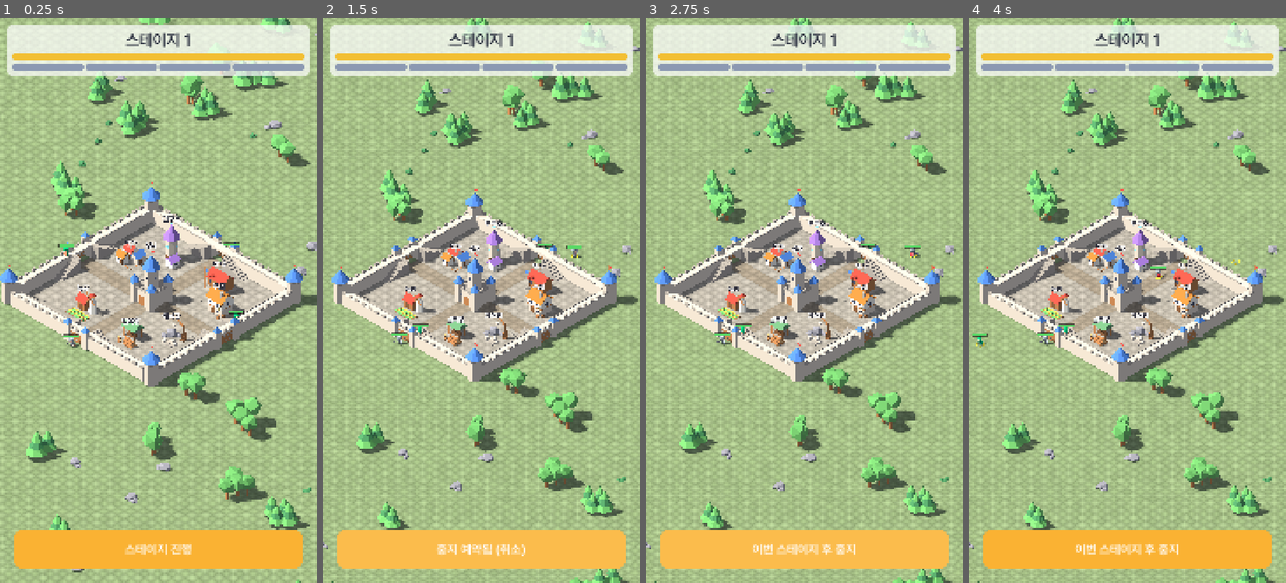
Above: before the commit, frames 1-4 (left to right).
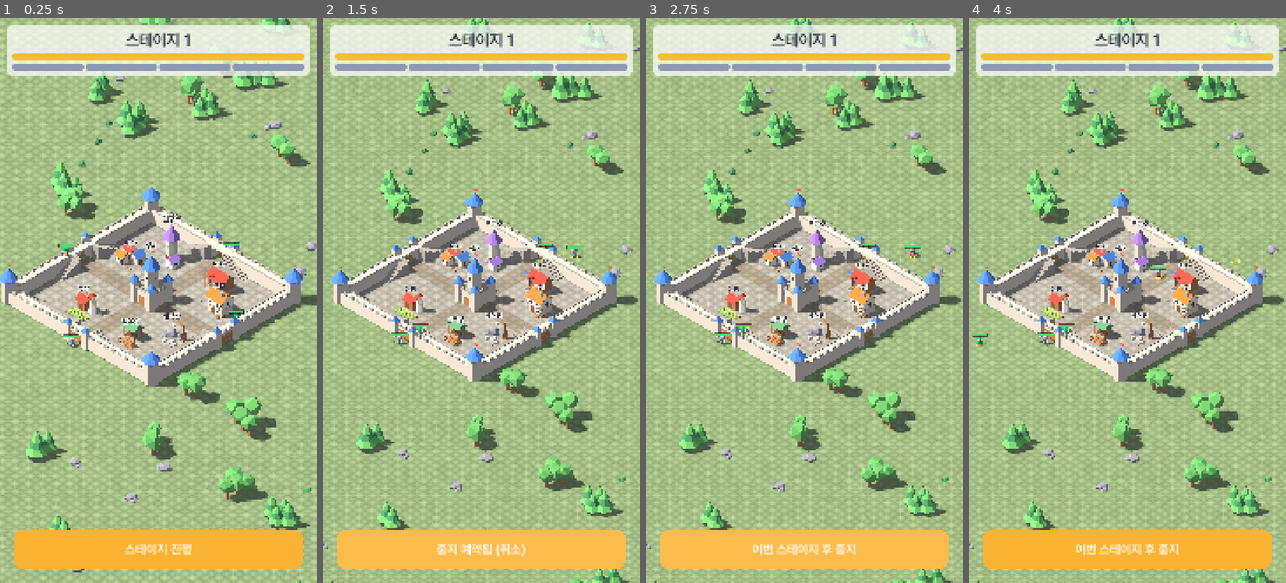
Above: after the commit, the same moments.

Repository: ILSEONG/CastleRPG
Game: Godot game, scene res://tests/input_check.tscn
The game is run twice, just before and just after one commit, with the same random seed, the same clock (stepped at 60 frames per second) and the same inputs. This scene is started directly instead of the project's main scene.
Inputs:
- Up to frame 1 (0.25 s): no input
- Up to frame 2 (1.5 s): click "스테이지 진행" at 0.5 s; click "이번 스테이지 후 중지" at 1.25 s
- Up to frame 3 (2.75 s): click "중지 예약됨 (취소)" at 2 s
- Up to frame 4 (4 s): click "이번 스테이지 후 중지" at 2.75 s; click "중지 예약됨 (취소)" at 3.5 s

The runs differ from the first frame. In frame 1, 0.4% of the frame differs, in the area x 2-96%, y 33-65%; in frame 2, 0.4%; in frame 3, 0.4%; in frame 4, 0.4%.

Commit message:
fix: wall runs reach the tower centre line; drop stale half default
Walls now end at the corner tower's centre line so no wedge gaps show
between the wall faces and the octagonal towers. Scenery's half has no
misleading 16.0 default (main always sets it).

Co-Authored-By: Claude Opus 5.5 <noreply@anthropic.com>

Diff:
--- a/scripts/buildings.gd
+++ b/scripts/buildings.gd
@@ -11,7 +11,7 @@
 
 const MOUNTAIN_VARIANTS := 5
 
-var half: float = 16.0  # 성 내부 절반 크기. main이 add_child 전에 castle.half로 설정
+var half: float  # 성 내부 절반 크기. 기본값 없음 — main이 add_child 전에 castle.half로 설정
 
 
 func _ready() -> void:
--- a/scripts/castle.gd
+++ b/scripts/castle.gd
@@ -2,7 +2,7 @@
 ## 성벽 4면 + 모서리 탑 + 성문 4개 + 계단 8개 (코드로 만든 로우폴리 메시, TownKit). 성문 HP의 진실은 GameState.
 ## 여기는 시각화·탭 판정 영역·위치 제공만. 크기는 GameState.keep_level의 내부 크기,
 ## 위치 계산은 Formation static 함수에 위임한다.
-## 성벽은 "성문 가장자리 ~ 모서리 탑 가장자리" 구간을 메시 한 토막으로 채운다.
+## 성벽은 "성문 가장자리 ~ 모서리 탑 중심선" 구간을 메시 한 토막으로 채운다(8각 탑과 성벽 모서리 사이에 틈이 없게 탑 안까지).
 ## side: 0=N(-z) 1=E(+x) 2=S(+z) 3=W(-x)
 
 const Balance := preload("res://scripts/balance.gd")
@@ -21,7 +21,7 @@
 func _ready() -> void:
 	half = Balance.interior_half(GameState.keep_level)
 	var c := half + Balance.WALL_T / 2.0  # 성벽 중심선
-	var run := c - Balance.TOWER_SIZE / 2.0 - Balance.GATE_W / 2.0
+	var run := c - Balance.GATE_W / 2.0
 	var wall_mesh := TownKit.wall_run(run)
 	var gate_mesh := TownKit.gatehouse()
 	var doors_mesh := TownKit.gate_doors()
